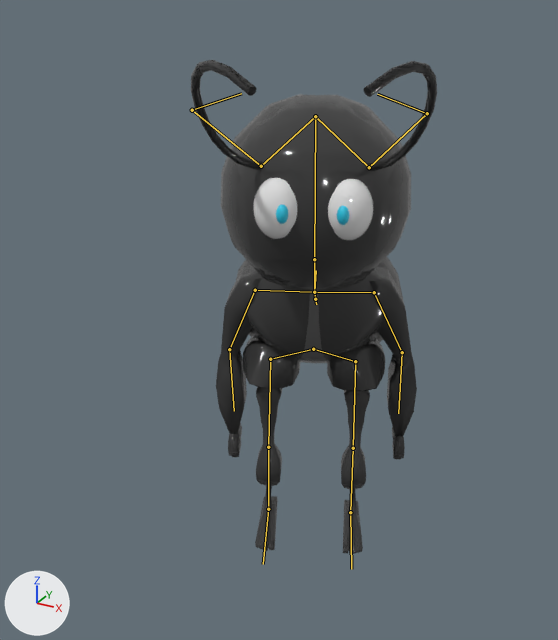
One commit to the glTF model app/assets/objects/ant/original_ant.gltf: the scene before it, then after it.
Before and after are seen from a camera (50 mm lens) standing at (3.35, -6.26, 3.39) and looking at (-0.29, 0.36, 0.07). Arrows for +X, +Y and +Z are at lower left; the lights stay in place. Both versions are drawn at frame 1 of the action '[保留アクション]'; the numbers are the values there. The bones that bend it are drawn over the model as lines.

Objects in the first picture: '立方体.005'.
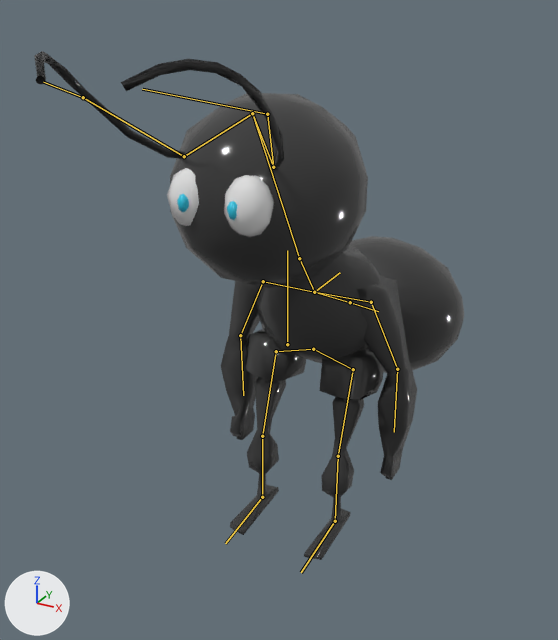
Pixel boxes (x1, y1, x2, y2) of what changed, in the pictures (558 x 640 px):
'立方体.005', posed (74% wider)
    before: (191, 60, 437, 554)
    after: (34, 51, 464, 560)
bone 'Master', root to tip
    before: (314, 292) to (316, 270)
    after: (314, 292) to (340, 272)

What the commit changed:
Bone 'Master' (bone_master) turns from (0, 0, 25) to (0, 0, 1) degrees about its own x, y and z.
